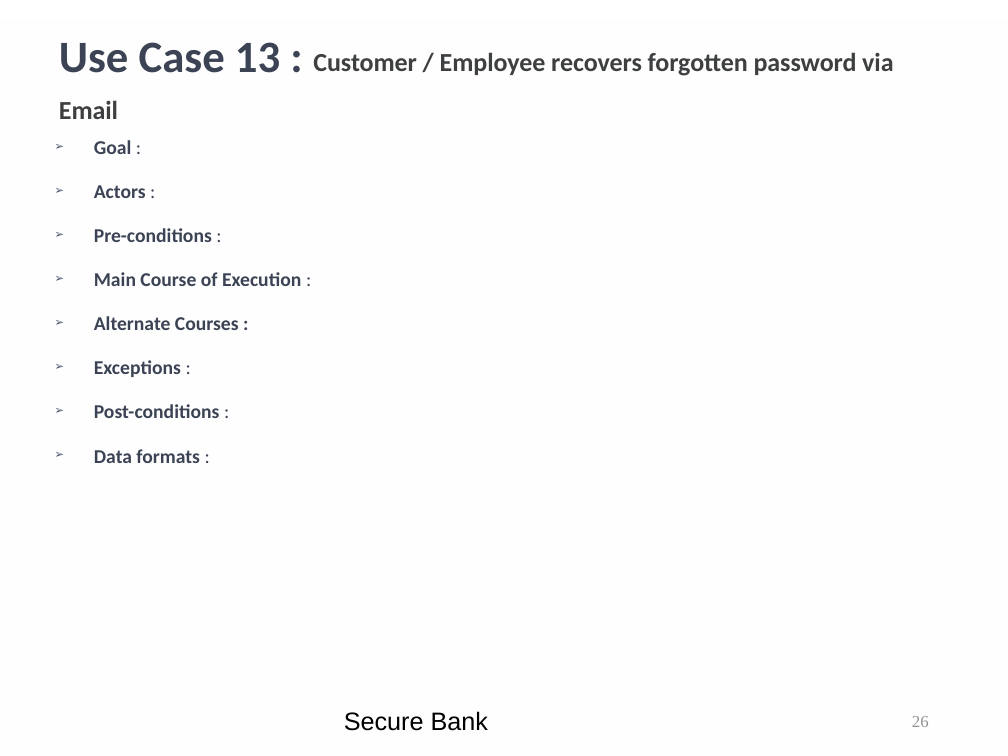
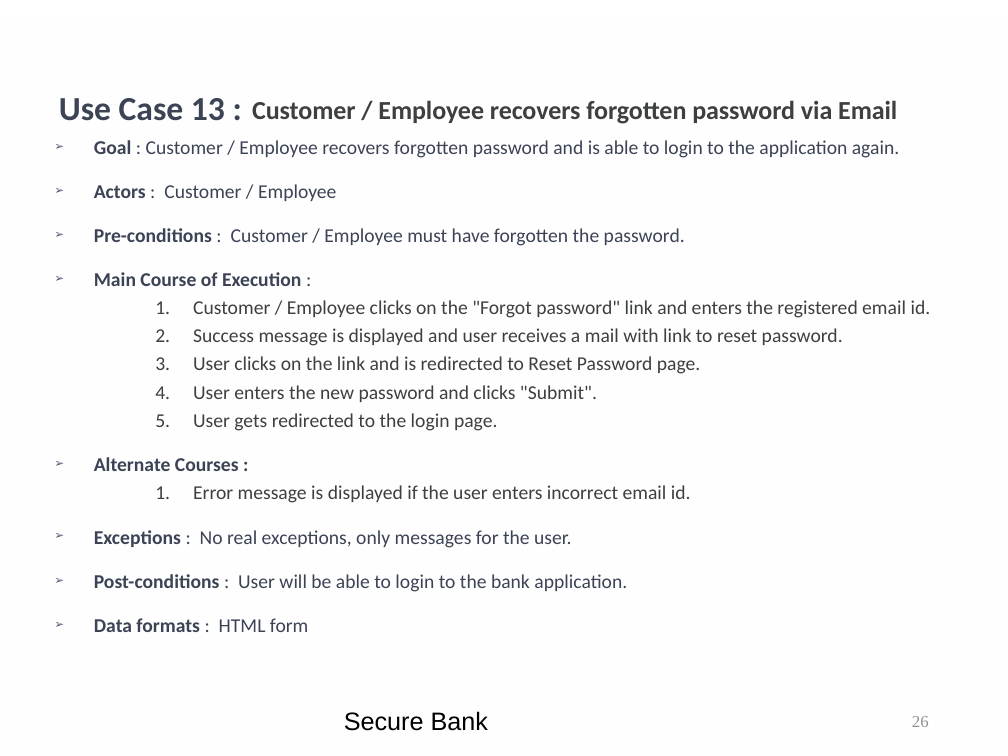
Before and after one commit to kwuerl/secure-coding-team-8, a slide deck: slide 26 of presentations/Phase3.ppt. Drawn at 1008x756 pixels with LibreOffice and Linux fonts; fonts in the diff are those of the drawing; background and template pictures are left out. Boxes give left, top, right and bottom in pixels: in the first picture for what was removed or moved away, otherwise in the second. Text is boxed around its words. In the diff, an @@ line names an element or a change of style, - is before the commit and + after.

```diff
--- a/presentations/Phase3.ppt
+++ b/presentations/Phase3.ppt
@@ title "Use Case 13 : Customer ..." at (x1=59, y1=98, x2=897, y2=124): size 32 to 24 pt in "Use Case 13 :" @@
@@ text at (x1=94, y1=140, x2=899, y2=246): text changed; bold off @@
-➢ Goal :
-➢ Actors :
-➢ Pre-conditions :
+➢ Goal : Customer / Employee recovers forgotten password and is able to login to the application again.
+➢ Actors : Customer / Employee
+➢ Pre-conditions : Customer / Employee must have forgotten the password.
@@ text at (x1=193, y1=300, x2=931, y2=431): paragraphs added @@
+    1. Customer / Employee clicks on the "Forgot password" link and enters the registered email id.
+    2. Success message is displayed and user receives a mail with link to reset password.
+    3. User clicks on the link and is redirected to Reset Password page.
+    4. User enters the new password and clicks "Submit".
+    5. User gets redirected to the login page.
@@ text at (x1=94, y1=485, x2=691, y2=632): text changed; bold off @@
-➢ Exceptions :
-➢ Post-conditions :
-➢ Data formats :
+    1. Error message is displayed if the user enters incorrect email id.
+➢ Exceptions : No real exceptions, only messages for the user.
+➢ Post-conditions : User will be able to login to the bank application.
+➢ Data formats : HTML form
```
Also in this commit, not shown: 9 other slides changed, 8 slides added.
